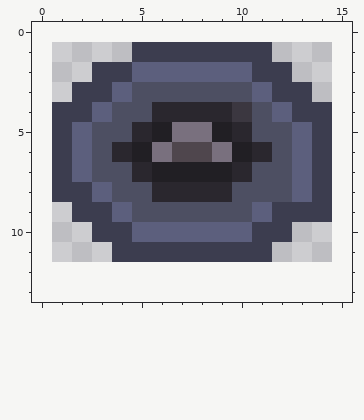
Edited in one commit: pixel-art sprite (WIP/Hindernisse/Tonne.png). Above, as it was before the edit.
The file is 14x11 pixels. Colours within 5 levels of each other are drawn and written as one. The old version is drawn lined up with the new one, on the new canvas.
And afterwards:
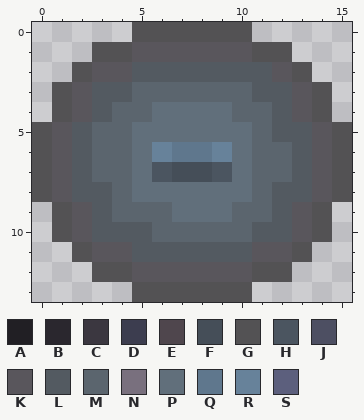
Palette (. is transparent): A #211f24  B #2a272e  C #3b3740  D #3c3d4f  E #4f464d  F #454e58  G #535254  H #4b5560  J #4d4f62  K #59565c  L #535a61  M #5b656e  N #79707e  P #616f7b  Q #5f778d  R #67829a  S #5c5f7d
Log entry: Sticks and Tonne may break my bones
Change:
canvas 14x11 -> 16x14, the old top-left corner now at 1,1
Changed rows in their new state; - is an unchanged pixel.
first column x 0:
 0 -----GGGGGG-----
 1 ---GGKKKKKKGG---
 2 --GKKLLLLLLLKG--
 3 -GKLLMMMMMMLLKG-
 4 -GKLMMPPPPMMLKG-
 5 GKLMMPPPPPPMLLKG
 6 GKLMMPRQQRPMMLKG
 7 GKLMMPHFFHPMMLKG
 8 GKLLMPPPPPPMLLKG
 9 -GKLMMMPPPMMLKG-
10 -GKLLLMMMMMLLKG-
11 --GKKLLLLLLKKG--
12 ---GGKKKKKKGG---
13 -----GGGGGG-----
Changed places in both pictures, as pixel boxes (x1, y1, x2, y2):
changed: (32, 22, 352, 302)
